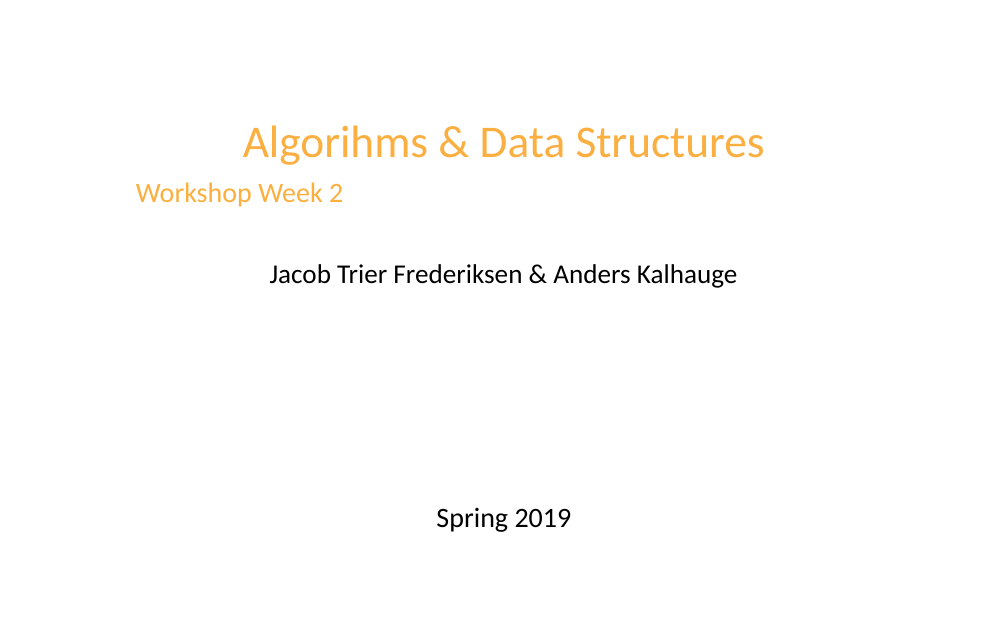
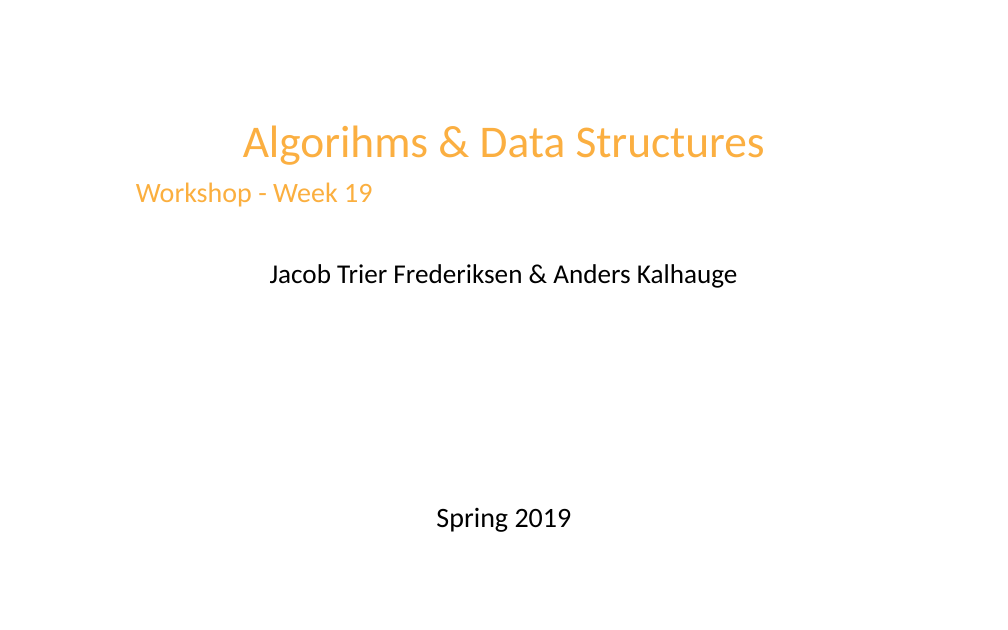
Before and after one commit to datsoftlyngby/soft2019spring-algorithms, a slide deck: slide 1 of Weeklies/Week_19/slides/Workshop2.pptx. Drawn at 1008x630 pixels with LibreOffice and Linux fonts; fonts in the diff are those of the drawing; background and template pictures are left out. Boxes give left, top, right and bottom in pixels: in the first picture for what was removed or moved away, otherwise in the second. Text is boxed around its words. In the diff, an @@ line names an element or a change of style, - is before the commit and + after.

```diff
--- a/Weeklies/Week_19/slides/Workshop2.pptx
+++ b/Weeklies/Week_19/slides/Workshop2.pptx
@@ text at (136,182,372,207): text changed @@
-Workshop Week 2
+Workshop - Week 19
```
Also in this commit, not shown: 2 other slides changed, 1 slide added, 8 other files.
